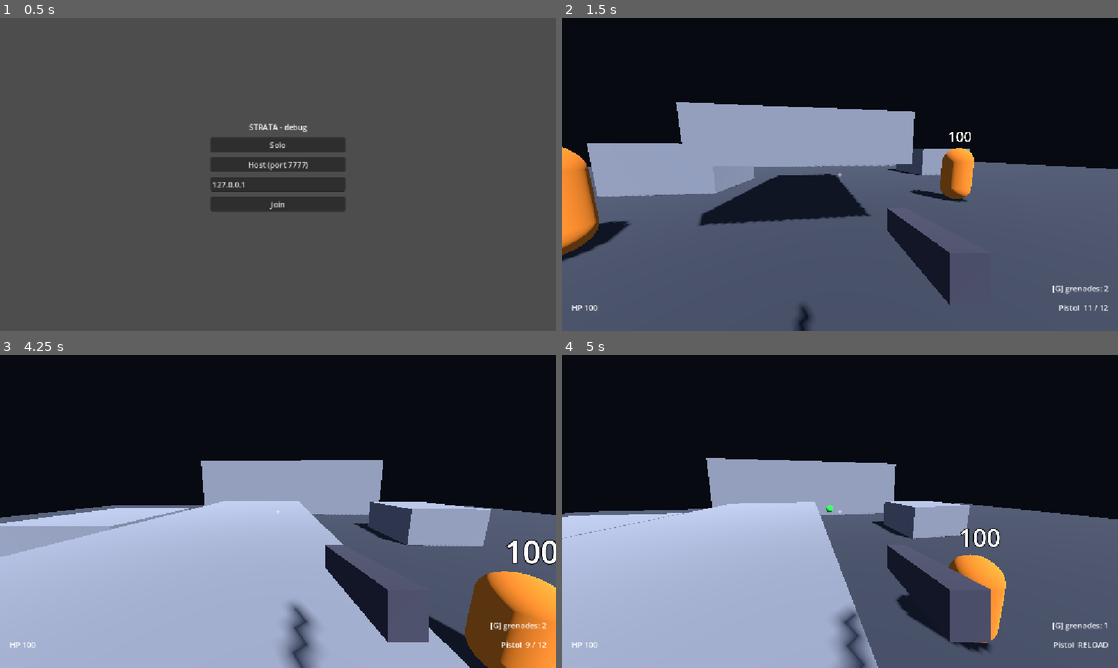
Above: before the commit, frames 1-4 (two rows, left to right).
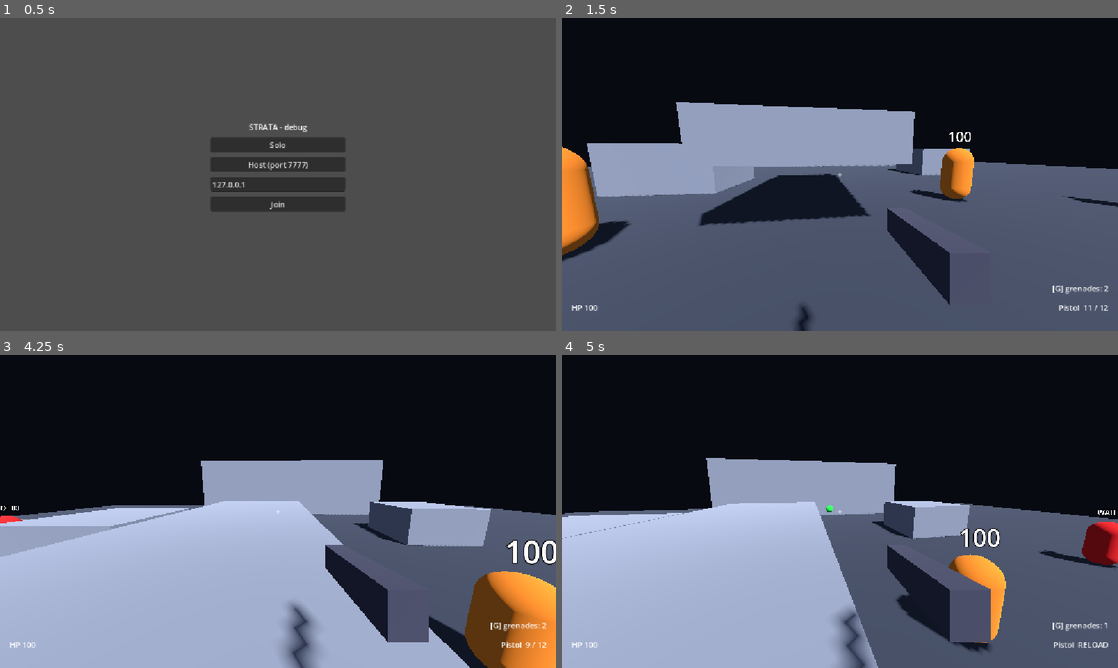
Above: after the commit, the same moments.

Repository: kyaminq-ui/Strata_FPS
Game: Godot game, scene res://game/main.tscn
Same seed, same stepped clock (60 frames per second), same inputs: the game is played once before the commit and once after it.
Inputs (mouse positions are in pixels of both pictures, inside the frame that each line leads up to):
- Up to frame 1 (0.5 s): no input
- Up to frame 2 (1.5 s): click "Solo" at 0.5 s; tap Enter at 1.25 s; move the mouse to (867, 174) at 1.27 s; press the mouse at (867, 174) at 1.28 s; hold W (move_forward) from 1.28 s (still down)
- Up to frame 3 (4.25 s): keep holding W (move_forward); tap Space (jump) at 1.52, 1.82, 2.27, 2.57, 3.77, 4.07 s; tap Ctrl (slide) at 1.55, 2.1, 3.05 s; move the mouse to (250, 511) at 2.02 s; release the mouse at (250, 511) at 2.03 s; click (250, 511) at 2.3 s; move the mouse to (289, 505) at 2.77 s; tap Shift (dash) at 2.85 s; move the mouse to (272, 517) at 3.52 s; click (272, 517) at 3.6 s
- Up to frame 4 (5 s): keep holding W (move_forward); move the mouse to (878, 514) at 4.27 s; tap G (grenade) at 4.35 s; tap Space (jump) at 4.52, 4.82 s; tap Ctrl (slide) at 4.55 s; tap R (reload) at 4.9 s

Frame 1 is identical in both runs. In frame 2, 0.1% of the frame differs, in the area x 90-100%, y 56-61%; in frame 3, less than 0.1%; in frame 4, 1.0%, in the area x 85-100%, y 49-68%.

Commit message:
AI 3.1: host-simulated patrolling enemy with navmesh, replicated to clients, hurt by existing weapons
Co-Authored-By: Claude Sonnet 5 <noreply@anthropic.com>

Diff:
--- /dev/null
+++ b/game/ai/default_enemy.tres
@@ -0,0 +1,6 @@
+[gd_resource type="Resource" script_class="EnemyConfig" load_steps=2 format=3]
+
+[ext_resource type="Script" path="res://game/ai/enemy_config.gd" id="1"]
+
+[resource]
+script = ExtResource("1")
--- /dev/null
+++ b/game/ai/enemy.gd
@@ -0,0 +1,118 @@
+class_name Enemy
+extends CharacterBody3D
+## Ennemi de base (tranche 3.1). Simulé UNIQUEMENT par le host (patrouille, mort, respawn) ;
+## les clients interpolent `net_position` / `net_yaw` et affichent `Health.health` (répliqués).
+
+const BASE_COLOR := Color(0.85, 0.15, 0.15)
+const FLASH_COLOR := Color(1.0, 1.0, 1.0)
+
+@export var config: EnemyConfig
+## Nœud dont les enfants Marker3D forment la route de patrouille (boucle).
+@export var route: Node3D
+
+var net_position: Vector3
+var net_yaw: float
+var net_state: String = "PATROL"
+
+var _waypoints: Array[Vector3] = []
+var _wp_index := 0
+var _wait_left := 0.0
+var _home := Vector3.ZERO
+var _layer := 0
+var _last_health := -1.0
+var _material := StandardMaterial3D.new()
+
+@onready var _health: HealthComponent = $Health
+@onready var _agent: NavigationAgent3D = $NavigationAgent3D
+@onready var _mesh: MeshInstance3D = $Mesh
+@onready var _label: Label3D = $Label
+
+
+func _ready() -> void:
+	_layer = collision_layer
+	_material.albedo_color = BASE_COLOR
+	_mesh.material_override = _material
+	_health.max_health = config.max_health
+	_health.reset()
+	_home = global_position
+	net_position = _home
+	net_yaw = rotation.y
+	if not multiplayer.is_server():
+		return
+	_health.died.connect(_on_died)
+	if route:
+		for marker in route.get_children():
+			if marker is Marker3D:
+				_waypoints.append(marker.global_position)
+	if not _waypoints.is_empty():
+		_agent.target_position = _waypoints[0]
+
+
+func _physics_process(delta: float) -> void:
+	if not multiplayer.is_server() or _health.is_dead():
+		return
+	velocity.y = velocity.y - config.gravity * delta if not is_on_floor() else 0.0
+	var wish := _patrol_direction(delta)
+	velocity.x = wish.x * config.walk_speed
+	velocity.z = wish.z * config.walk_speed
+	if wish != Vector3.ZERO:
+		rotation.y = lerp_angle(rotation.y, atan2(-wish.x, -wish.z), config.turn_speed * delta)
+	move_and_slide()
+	net_position = global_position
+	net_yaw = rotation.y
+
+
+func _process(delta: float) -> void:
+	var health := _health.health
+	_mesh.visible = health > 0.0
+	_label.visible = health > 0.0
+	_label.text = "%s %d" % [net_state, ceili(health)]
+	if _last_health > health and health > 0.0:
+		_material.albedo_color = FLASH_COLOR
+		create_tween().tween_property(_material, "albedo_color", BASE_COLOR, config.flash_time)
+	_last_health = health
+	if multiplayer.is_server():
+		return
+	if health <= 0.0:
+		global_position = net_position
+		return
+	var t := 1.0 - exp(-config.net_smoothing * delta)
+	global_position = global_position.lerp(net_position, t)
+	rotation.y = lerp_angle(rotation.y, net_yaw, t)
+
+
+## Direction horizontale voulue (zéro = à l'arrêt/en attente).
+func _patrol_direction(delta: float) -> Vector3:
+	if _waypoints.is_empty():
+		net_state = "IDLE"
+		return Vector3.ZERO
+	if _wait_left > 0.0:
+		_wait_left -= delta
+		net_state = "WAIT"
+		return Vector3.ZERO
+	net_state = "PATROL"
+	var flat_to_target := _waypoints[_wp_index] - global_position
+	flat_to_target.y = 0.0
+	# « navigation terminée » couvre un waypoint hors navmesh (le chemin s'arrête au bord).
+	if flat_to_target.length() <= config.waypoint_tolerance or _agent.is_navigation_finished():
+		_wp_index = (_wp_index + 1) % _waypoints.size()
+		_agent.target_position = _waypoints[_wp_index]
+		_wait_left = config.wait_time
+		return Vector3.ZERO
+	var next := _agent.get_next_path_position() - global_position
+	next.y = 0.0
+	return next.normalized()
+
+
+func _on_died(_by_peer: int) -> void:
+	collision_layer = 0
+	net_state = "DEAD"
+	await get_tree().create_timer(config.respawn_delay).timeout
+	_health.reset()
+	global_position = _home
+	net_position = _home
+	_wp_index = 0
+	_wait_left = 0.0
+	if not _waypoints.is_empty():
+		_agent.target_position = _waypoints[0]
+	collision_layer = _layer
--- /dev/null
+++ b/game/ai/enemy.tscn
@@ -0,0 +1,67 @@
+[gd_scene load_steps=8 format=3]
+
+[ext_resource type="Script" path="res://game/ai/enemy.gd" id="1"]
+[ext_resource type="Script" path="res://game/components/health_component.gd" id="2"]
+[ext_resource type="Resource" path="res://game/ai/default_enemy.tres" id="3"]
+
+[sub_resource type="CapsuleShape3D" id="shape"]
+radius = 0.45
+height = 1.8
+
+[sub_resource type="CapsuleMesh" id="mesh"]
+radius = 0.45
+height = 1.8
+
+[sub_resource type="BoxMesh" id="nose_mesh"]
+size = Vector3(0.2, 0.2, 0.5)
+
+[sub_resource type="SceneReplicationConfig" id="replication"]
+properties/0/path = NodePath(".:net_position")
+properties/0/spawn = false
+properties/0/replication_mode = 1
+properties/1/path = NodePath(".:net_yaw")
+properties/1/spawn = false
+properties/1/replication_mode = 1
+properties/2/path = NodePath(".:net_state")
+properties/2/spawn = false
+properties/2/replication_mode = 2
+properties/3/path = NodePath("Health:health")
+properties/3/spawn = false
+properties/3/replication_mode = 1
+
+[node name="Enemy" type="CharacterBody3D"]
+collision_layer = 4
+collision_mask = 1
+script = ExtResource("1")
+config = ExtResource("3")
+
+[node name="CollisionShape3D" type="CollisionShape3D" parent="."]
+transform = Transform3D(1, 0, 0, 0, 1, 0, 0, 0, 1, 0, 0.9, 0)
+shape = SubResource("shape")
+
+[node name="Mesh" type="MeshInstance3D" parent="."]
+transform = Transform3D(1, 0, 0, 0, 1, 0, 0, 0, 1, 0, 0.9, 0)
+mesh = SubResource("mesh")
+
+[node name="Nose" type="MeshInstance3D" parent="Mesh"]
+transform = Transform3D(1, 0, 0, 0, 1, 0, 0, 0, 1, 0, 0.55, -0.4)
+mesh = SubResource("nose_mesh")
+
+[node name="Label" type="Label3D" parent="."]
+transform = Transform3D(1, 0, 0, 0, 1, 0, 0, 0, 1, 0, 2.2, 0)
+billboard = 1
+text = "ENEMY"
+font_size = 64
+
+[node name="Health" type="Node" parent="."]
+script = ExtResource("2")
+
+[node name="NavigationAgent3D" type="NavigationAgent3D" parent="."]
+path_desired_distance = 0.5
+target_desired_distance = 0.5
+radius = 0.5
+path_height_offset = 0.5
+
+[node name="Sync" type="MultiplayerSynchronizer" parent="."]
+replication_interval = 0.1
+replication_config = SubResource("replication")
--- /dev/null
+++ b/game/ai/enemy_config.gd
@@ -0,0 +1,18 @@
+class_name EnemyConfig
+extends Resource
+## Métriques d'un ennemi (tranche 3.1 : patrouille). Perception/combat s'ajouteront avec leurs tranches.
+
+@export_group("Vie")
+@export var max_health: float = 80.0
+@export var respawn_delay: float = 5.0
+
+@export_group("Patrouille")
+@export var walk_speed: float = 3.0
+@export var turn_speed: float = 8.0
+@export var waypoint_tolerance: float = 0.6
+@export var wait_time: float = 1.5
+@export var gravity: float = 24.0
+
+@export_group("Présentation")
+@export var net_smoothing: float = 15.0
+@export var flash_time: float = 0.15
--- /dev/null
+++ b/game/ai/nav_baker.gd
@@ -0,0 +1,12 @@
+extends NavigationRegion3D
+## Bake le mesh de navigation à partir de la géométrie statique de l'arène (parent) au chargement.
+## Seul le host a besoin de navigation (l'IA n'est simulée que chez lui).
+
+
+func _ready() -> void:
+	if not multiplayer.is_server():
+		return
+	var source := NavigationMeshSourceGeometryData3D.new()
+	NavigationServer3D.parse_source_geometry_data(navigation_mesh, source, get_parent())
+	NavigationServer3D.bake_from_source_geometry_data(navigation_mesh, source)
+	navigation_mesh = navigation_mesh # réassigne pour synchroniser la région avec le mesh baké
--- a/game/world/arena_graybox.tscn
+++ b/game/world/arena_graybox.tscn
@@ -1,9 +1,18 @@
-[gd_scene load_steps=19 format=3]
+[gd_scene load_steps=23 format=3]
 
 [ext_resource type="Script" path="res://game/multiplayer/player_spawner.gd" id="1"]
 [ext_resource type="PackedScene" path="res://game/world/training_dummy.tscn" id="2"]
 [ext_resource type="PackedScene" path="res://game/world/damage_zone.tscn" id="3"]
 [ext_resource type="Script" path="res://game/multiplayer/grenade_spawner.gd" id="4"]
+
+[ext_resource type="PackedScene" path="res://game/ai/enemy.tscn" id="5"]
+[ext_resource type="Script" path="res://game/ai/nav_baker.gd" id="6"]
+
+[sub_resource type="NavigationMesh" id="navmesh"]
+geometry_parsed_geometry_type = 1
+geometry_collision_mask = 1
+agent_height = 2.0
+agent_radius = 0.5
 
 [sub_resource type="Environment" id="env"]
 background_mode = 1
@@ -153,3 +162,47 @@
 spawn_path = NodePath("../Players")
 script = ExtResource("1")
 spawn_points_path = NodePath("../SpawnPoints")
+
+[node name="NavRegion" type="NavigationRegion3D" parent="."]
+navigation_mesh = SubResource("navmesh")
+script = ExtResource("6")
+
+[node name="PatrolRoutes" type="Node3D" parent="."]
+
+[node name="RouteA" type="Node3D" parent="PatrolRoutes"]
+
+[node name="P1" type="Marker3D" parent="PatrolRoutes/RouteA"]
+transform = Transform3D(1, 0, 0, 0, 1, 0, 0, 0, 1, 8, 0, -4)
+
+[node name="P2" type="Marker3D" parent="PatrolRoutes/RouteA"]
+transform = Transform3D(1, 0, 0, 0, 1, 0, 0, 0, 1, 12, 0, -8)
+
+[node name="P3" type="Marker3D" parent="PatrolRoutes/RouteA"]
+transform = Transform3D(1, 0, 0, 0, 1, 0, 0, 0, 1, 4, 0, -12)
+
+[node name="P4" type="Marker3D" parent="PatrolRoutes/RouteA"]
+transform = Transform3D(1, 0, 0, 0, 1, 0, 0, 0, 1, 0, 0, -4)
+
+[node name="RouteB" type="Node3D" parent="PatrolRoutes"]
+
+[node name="P1" type="Marker3D" parent="PatrolRoutes/RouteB"]
+transform = Transform3D(1, 0, 0, 0, 1, 0, 0, 0, 1, -14, 0, -4)
+
+[node name="P2" type="Marker3D" parent="PatrolRoutes/RouteB"]
+transform = Transform3D(1, 0, 0, 0, 1, 0, 0, 0, 1, -14, 0, -14)
+
+[node name="P3" type="Marker3D" parent="PatrolRoutes/RouteB"]
+transform = Transform3D(1, 0, 0, 0, 1, 0, 0, 0, 1, -2, 0, -16)
+
+[node name="P4" type="Marker3D" parent="PatrolRoutes/RouteB"]
+transform = Transform3D(1, 0, 0, 0, 1, 0, 0, 0, 1, -4, 0, -3)
+
+[node name="Enemies" type="Node3D" parent="."]
+
+[node name="Enemy1" parent="Enemies" node_paths=PackedStringArray("route") instance=ExtResource("5")]
+transform = Transform3D(1, 0, 0, 0, 1, 0, 0, 0, 1, 8, 0, -4)
+route = NodePath("../../PatrolRoutes/RouteA")
+
+[node name="Enemy2" parent="Enemies" node_paths=PackedStringArray("route") instance=ExtResource("5")]
+transform = Transform3D(1, 0, 0, 0, 1, 0, 0, 0, 1, -14, 0, -4)
+route = NodePath("../../PatrolRoutes/RouteB")
--- /dev/null
+++ b/tests/net_probe_enemy.gd
@@ -0,0 +1,75 @@
+extends SceneTree
+## Sonde réseau (headless) : le client observe les ennemis (positions/état/santé répliqués),
+## puis vise Enemy1 (en mouvement) et tire 3 fois avec le pistolet.
+## Usage : godot --headless --path . -s tests/net_probe_enemy.gd -- --join=127.0.0.1
+
+const SETTLE_SECONDS := 2.0
+const LOG_INTERVAL := 1.0
+const SHOOT_START := 6.0
+const SHOTS := 3
+const SHOT_INTERVAL := 0.8
+const SHOOT_DISTANCE := 6.0
+const AIM_HEIGHT := 1.0
+
+var _elapsed := 0.0
+var _next_log := 0.0
+var _shots := 0
+var _hits := 0
+var _bound := false
+var _main: Node
+
+
+func _initialize() -> void:
+	_main = load("res://game/main.tscn").instantiate()
+	root.add_child(_main)
+
+
+func _process(delta: float) -> bool:
+	_elapsed += delta
+	var player := _find_local_player()
+	if player == null or _elapsed < SETTLE_SECONDS:
+		return false
+	if not _bound:
+		player.weapon.hit_confirmed.connect(func(_killed: bool) -> void: _hits += 1)
+		_bound = true
+	if _elapsed >= _next_log:
+		_next_log += LOG_INTERVAL
+		print("[enemy probe] t=%.1f %s | %s" % [_elapsed, _describe("Enemy1"), _describe("Enemy2")])
+	Input.action_release("fire")
+	if _elapsed >= SHOOT_START:
+		_shoot_phase(player)
+	return false
+
+
+func _shoot_phase(player: Player) -> void:
+	var due := SHOOT_START + _shots * SHOT_INTERVAL
+	if _shots < SHOTS and _elapsed >= due:
+		var enemy := _enemy("Enemy1")
+		var target := enemy.global_position + Vector3.UP * AIM_HEIGHT
+		player.global_position = enemy.global_position + Vector3(SHOOT_DISTANCE, 0.0, 0.0)
+		var eye := player.global_position + Vector3.UP * WeaponController.HEAD_HEIGHT
+		var to_target := target - eye
+		player.rotation.y = atan2(-to_target.x, -to_target.z)
+		player.get_node("Head").rotation.x = atan2(to_target.y, Vector2(to_target.x, to_target.z).length())
+		Input.action_press("fire")
+		_shots += 1
+	elif _shots >= SHOTS and _elapsed >= SHOOT_START + SHOTS * SHOT_INTERVAL + 1.5:
+		print("[enemy probe] tirs=%d hits_confirmes=%d sante_vue_enemy1=%s" % [_shots, _hits, _enemy("Enemy1").get_node("Health").health])
+		quit()
+
+
+func _enemy(enemy_name: String) -> Node3D:
+	return _main.get_node("ArenaGraybox/Enemies/" + enemy_name)
+
+
+func _describe(enemy_name: String) -> String:
+	var enemy := _enemy(enemy_name)
+	var p := enemy.global_position
+	return "%s (%.1f, %.1f) %s hp=%d" % [enemy_name, p.x, p.z, enemy.net_state, enemy.get_node("Health").health]
+
+
+func _find_local_player() -> Player:
+	var players := _main.get_node_or_null("ArenaGraybox/Players")
+	if players == null:
+		return null
+	return players.get_node_or_null(str(root.multiplayer.get_unique_id())) as Player
Not shown, added: game/ai/enemy.gd.uid
Not shown, added: game/ai/enemy_config.gd.uid
Not shown, added: game/ai/nav_baker.gd.uid
Not shown, added: tests/net_probe_enemy.gd.uid
Not shown, changed: docs/ARCHITECTURE.md
Not shown, changed: docs/DECISIONS.md
Not shown, changed: docs/NETWORK.md
Not shown, changed: docs/NEXTSTEPS.md
Not shown, changed: docs/TASKS.md
